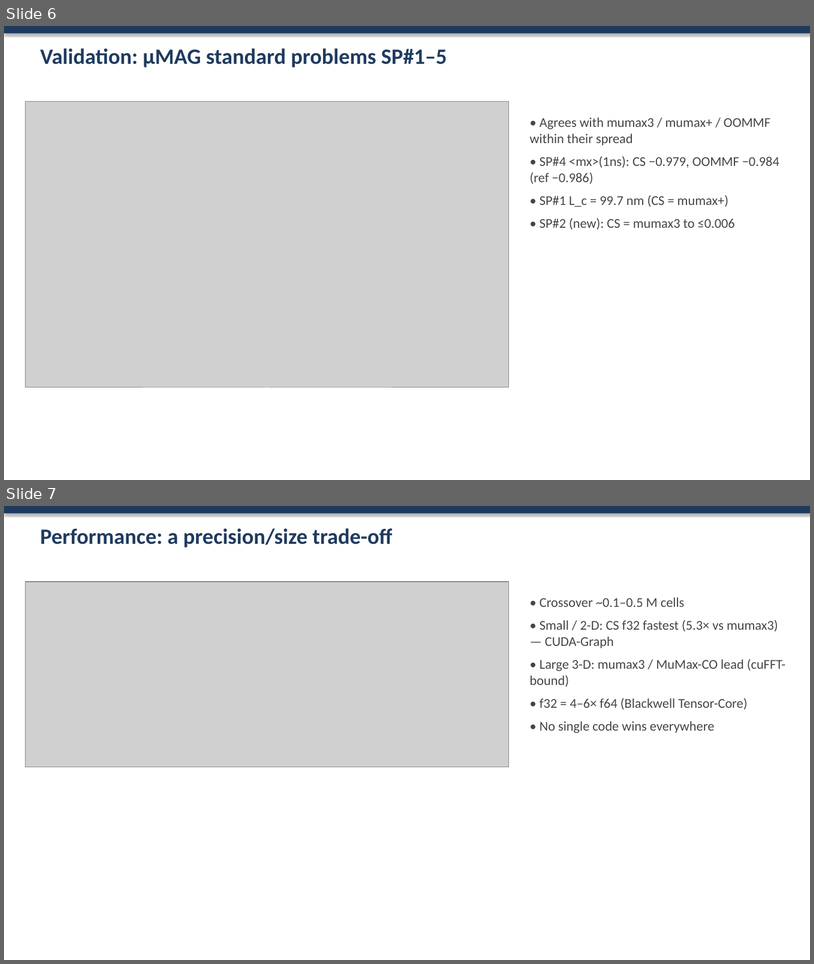
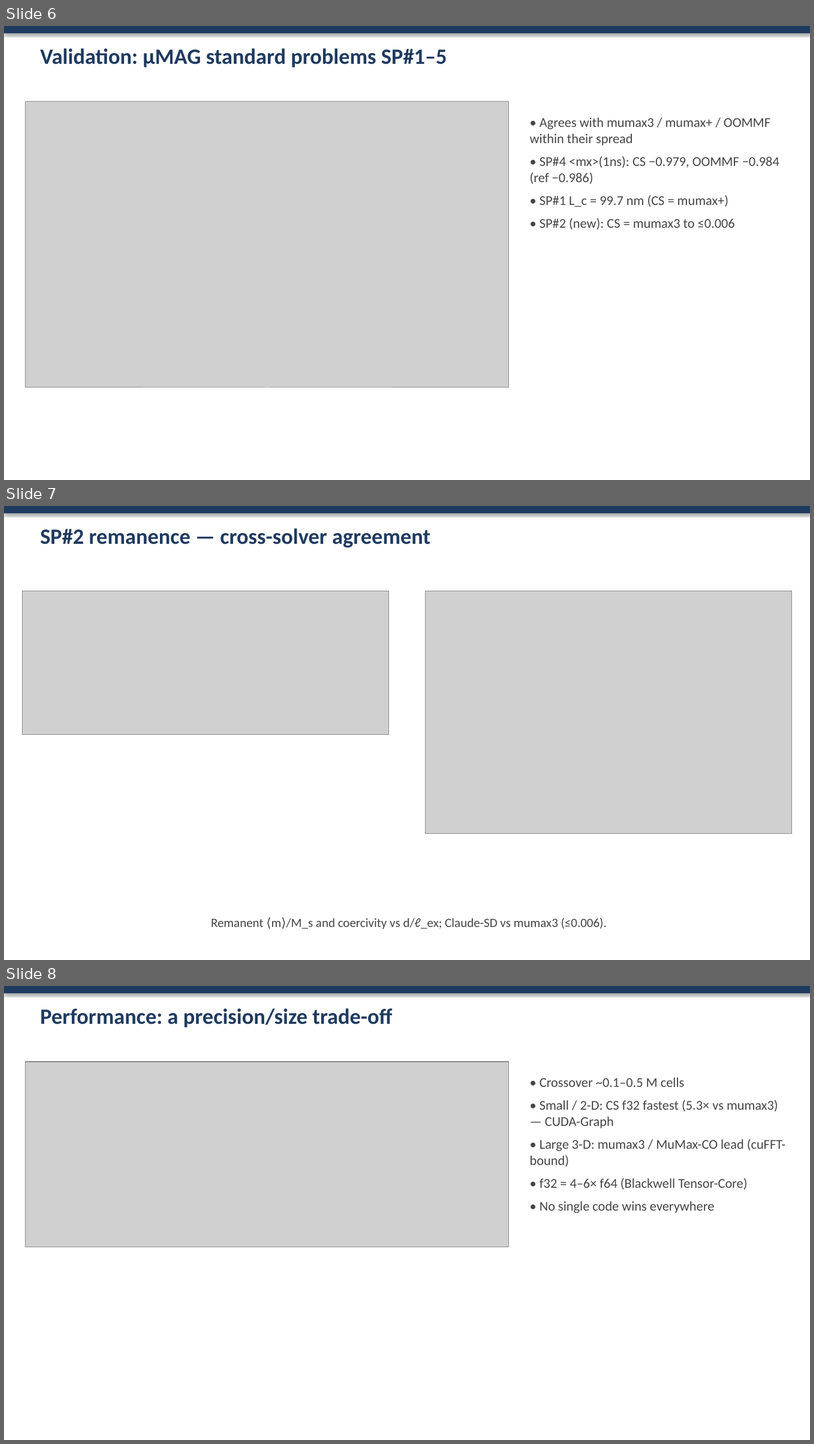
Before and after one commit to mirryou-maker/Claude-SpinDynamics, a slide deck: paper/Claude-SD_talk.pptx. Shown one above the other, each under a label of ours: slides 6 and 7 before the commit, slides 6, 7 and 8 after it. The pictures are 814x964 and 814x1444 pixels, drawn with LibreOffice and Linux fonts; fonts in the diff are those of the drawing; grey boxes stand for pictures. Boxes give left, top, right and bottom in pixels: in the first picture for what was removed or moved away, otherwise in the second. Text is boxed around its words. In the diff, an @@ line names an element or a change of style, - is before the commit and + after.

```diff
--- a/paper/Claude-SD_talk.pptx
+++ b/paper/Claude-SD_talk.pptx
@@ slide 7 added at (4,506,810,960), background #FFFFFF @@
@@ rectangle added at (4,506,810,513), fill #1F3A5F @@
@@ text added at (40,528,431,547), 26 pt, text #1F3A5F, bold @@
+SP#2 remanence — cross-solver agreement
@@ picture added at (22,591,389,734) @@
@@ picture added at (426,591,793,833) @@
@@ text added at (211,918,607,929), 15 pt, text #444444 @@
+Remanent ⟨m⟩/M_s and coercivity vs d/ℓ_ex; Claude-SD vs mumax3 (≤0.006).
@@ what was slide 7 is now slide 8 @@
```
Also in this commit, not shown: 1 other slide added, 1 other file.
